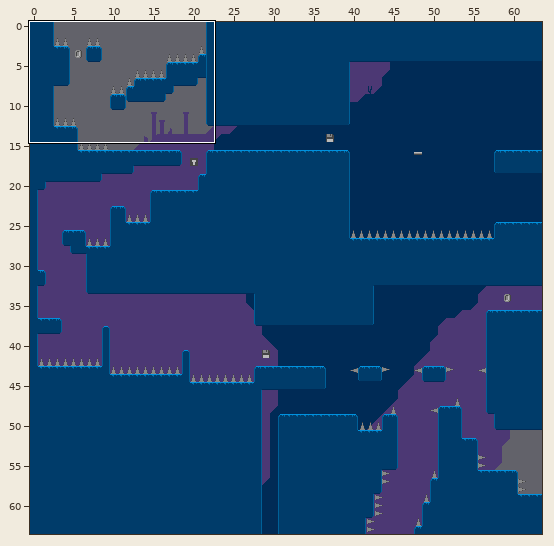
One commit to this Tiled map (JSON): tiled/maps/3-2.json. The picture above shows the old version from afar; the outline marks the close-up.
Close-up. Before the commit:
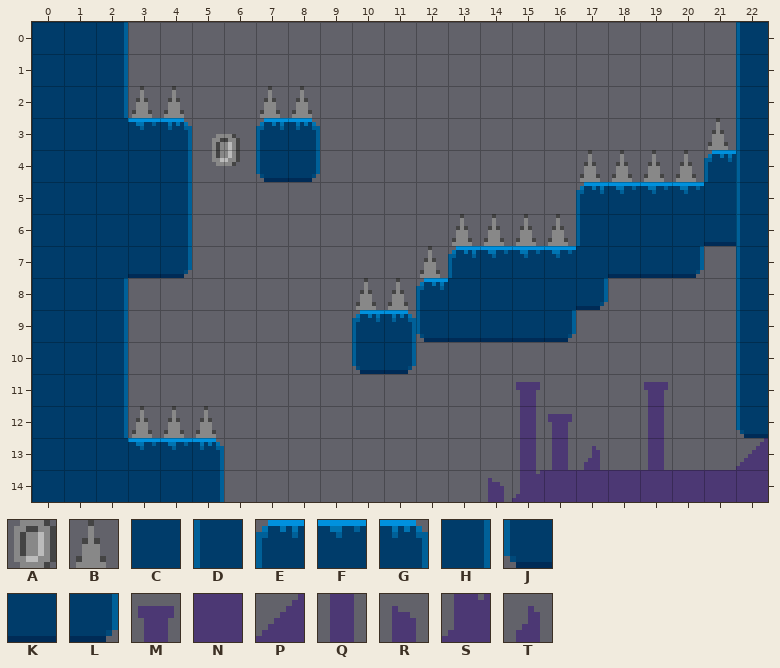
Cells are 8x8 px. Shown: x 0..22, y 0..14.
Key: from "objects": A 0, B 6; from "tileset": C 0, D 1, E 2, F 3, G 4, H 9, J 10, K 11, L 12, M 39, N 40, P 44, Q 47, R 50, S 52, T 55.
_ is an empty cell.
Objects are placed by their top-left corner, in cells (3,4 is the top-left corner of cell 3,4); size is 1x1 cell unless given.
Layer "main" before, first column x 0:
 0 CCH___________________D
 1 CCH___________________D
 2 CCH___________________D
 3 CCCFG__EG_____________D
 4 CCCCH__JL____________ED
 5 CCCCH____________EFFFCD
 6 CCCCH____________DCCCKD
 7 CCCKL________EFFFCKKL_D
 8 CCH_________ECCCCL____D
 9 CCH_______EGJKKKL_____D
10 CCH_______JL__________D
11 CCH____________M___M__D
12 CCH____________QM__Q__J
13 CCCFFG_________QQT_Q__P
14 CCCCCH________RSNNNNNNN
Objects on layer "objects" before:
B at 3,2
B at 4,2
B at 7,2
B at 8,2
B at 21,3
A at 5.5,3.5
B at 18,4
B at 17,4
B at 19,4
B at 20,4
B at 13,6
B at 14,6
B at 15,6
B at 16,6
B at 12,7
B at 10,8
B at 11,8
B at 3,12
B at 4,12
B at 5,12
After:
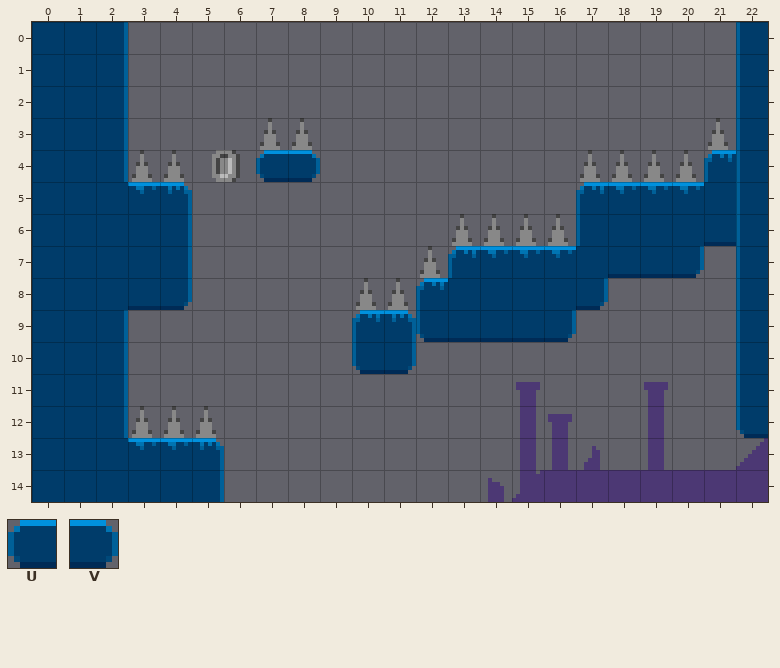
Further tiles: from "tileset": U 6, V 7.
What changed:
Layer "main":
Tile H becomes tile C in row 8 at x 2.
Tile K becomes tile C in row 7 at x 3.
Tile C becomes tile F in row 5 at x 3.
Tile H becomes tile G in row 5 at x 4.
Tile C becomes tile H in rows 3 to 4 at x 2.
Tile L becomes tile H in row 7 at x 4.
The author put tile K in row 8 at x 3.
The author put tile L in row 8 at x 4.
Tile J becomes tile U in row 4 at x 7.
Tile L becomes tile V in row 4 at x 8.
The author cleared tile C in row 4 at x 3.
The author cleared tile E in row 3 at x 7.
The author cleared tile F in row 3 at x 3.
The author cleared tile G in row 3 at x 4 and 8.
The author cleared tile H in row 4 at x 4.
Layer "objects":
Object B at 7,2 becomes B at 7,3.
Object B at 8,2 becomes B at 8,3.
Object B at 3,2 becomes B at 3,4.
Object B at 4,2 becomes B at 4,4.
Object A at 5.5,3.5 becomes A at 5.5,4.
Where, in picture pixels (left, top, right, bottom), the same in both close-ups:
changed: (124, 86, 192, 194)
changed: (256, 86, 320, 158)
changed: (212, 134, 240, 182)
changed: (124, 270, 192, 310)
